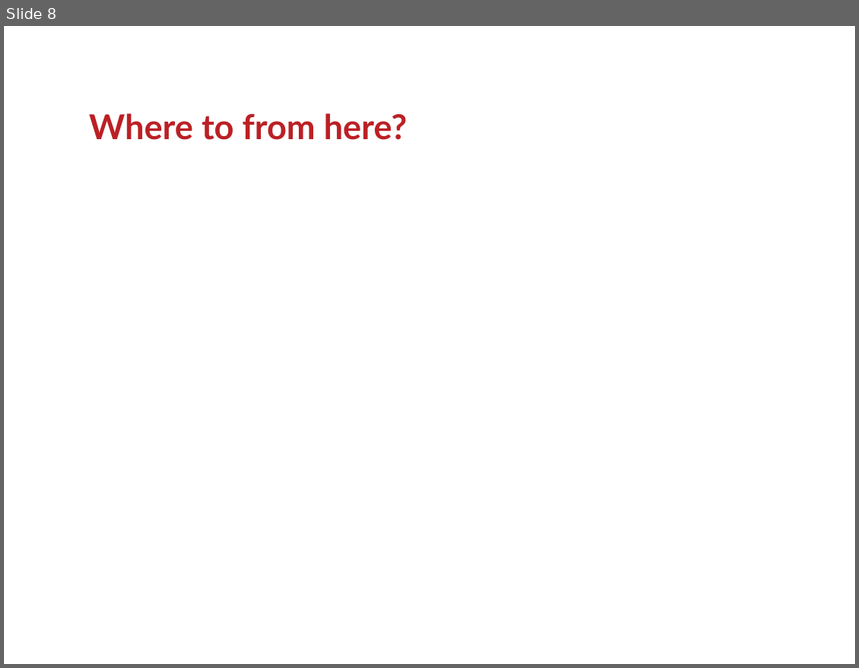
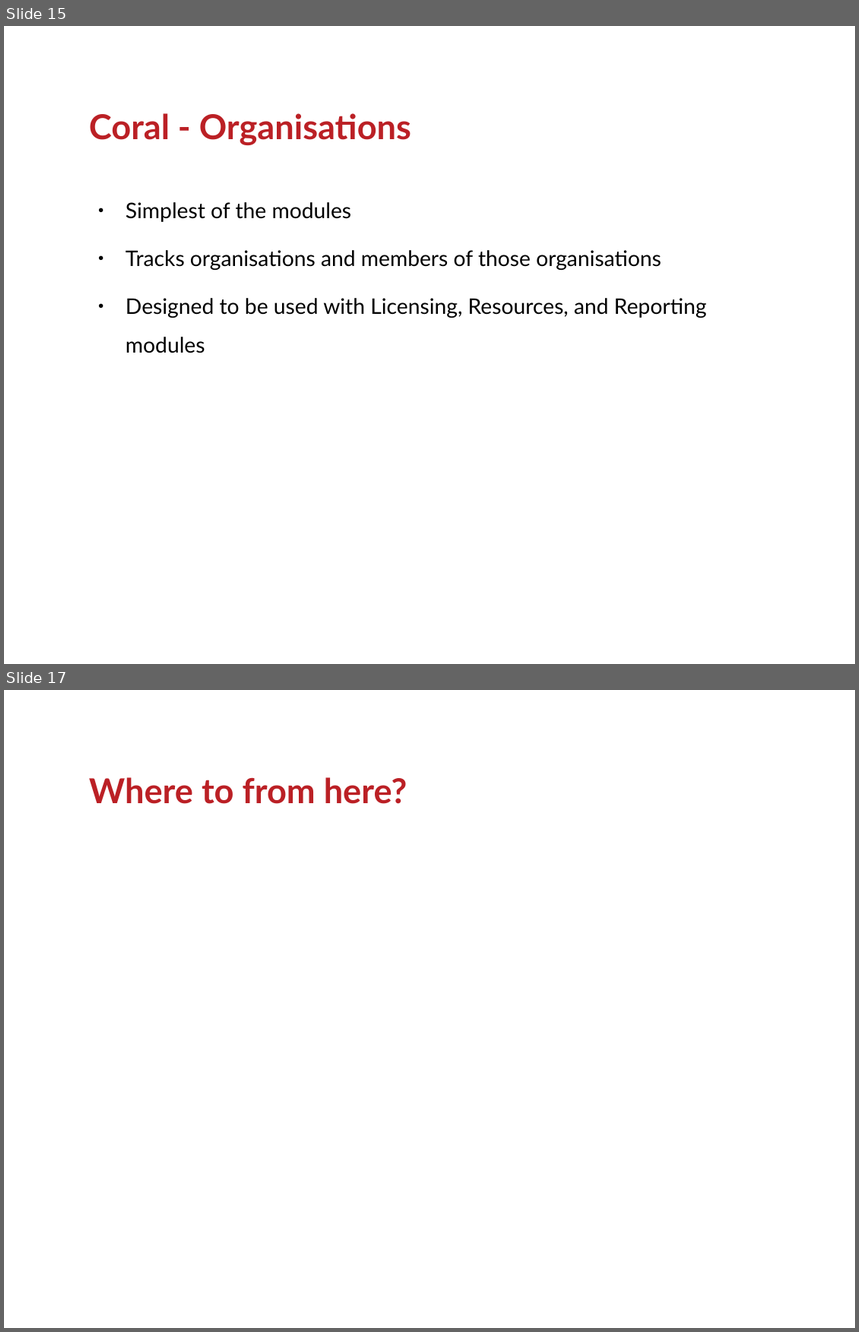
Before and after one commit to ranginui/presentation, a slide deck: kohaconclave/opensource_erm/erm.odp. Shown one above the other, each under a label of ours: slide 8 before the commit, slides 15 and 17 after it; the slides between them are not shown. The pictures are 859x668 and 859x1332 pixels, drawn with LibreOffice and Linux fonts; fonts in the diff are those of the drawing; background and template pictures are left out. Boxes give left, top, right and bottom in pixels: in the first picture for what was removed or moved away, otherwise in the second. Text is boxed around its words. In the diff, an @@ line names an element or a change of style, - is before the commit and + after.

```diff
--- a/kohaconclave/opensource_erm/erm.odp
+++ b/kohaconclave/opensource_erm/erm.odp
@@ slide 15 added at [4,26,855,664], background #FFFFFF @@
@@ title added at [89,113,411,145], 32 pt, text #BB2025, bold @@
+Coral - Organisations
@@ text added at [126,202,707,354], 20 pt, text #000000 @@
+● Simplest of the modules
+● Tracks organisations and members of those organisations
+● Designed to be used with Licensing, Resources, and Reporting modules
@@ what was slide 8 is now slide 17 @@
```
Also in this commit, not shown: 2 slides changed, 10 other slides added, 1 slide removed.
